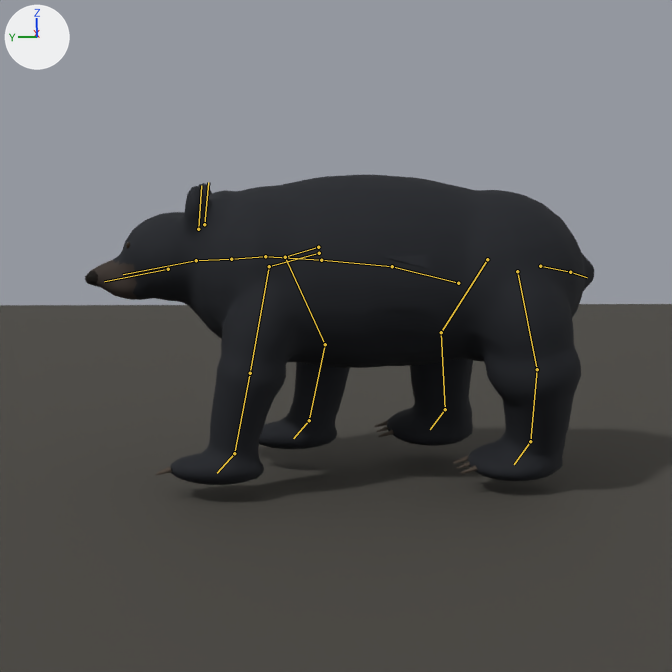
Two versions of the Blender file assets/models/bear.blend, one commit apart.
Before and after are seen from the file's camera 'Bear presentation camera'. The axes (+X, +Y, +Z) are drawn at upper left. The lights are the same throughout. The first picture is the older version. Both versions are drawn at frame 3 of the action 'Trot'; the numbers are the values there. The bones that bend it are drawn over the model as lines.

In view in the first picture: 'Bear eye L', 'Bear fore claw L.1', 'Bear hind claw L.1', 'Bear hind claw L.2', 'Bear hind claw L.3', 'Bear hind claw R.1', 'Bear hind claw R.2', 'Bear hind claw R.3', 'Bear_Reference', 'Presentation Ground'.
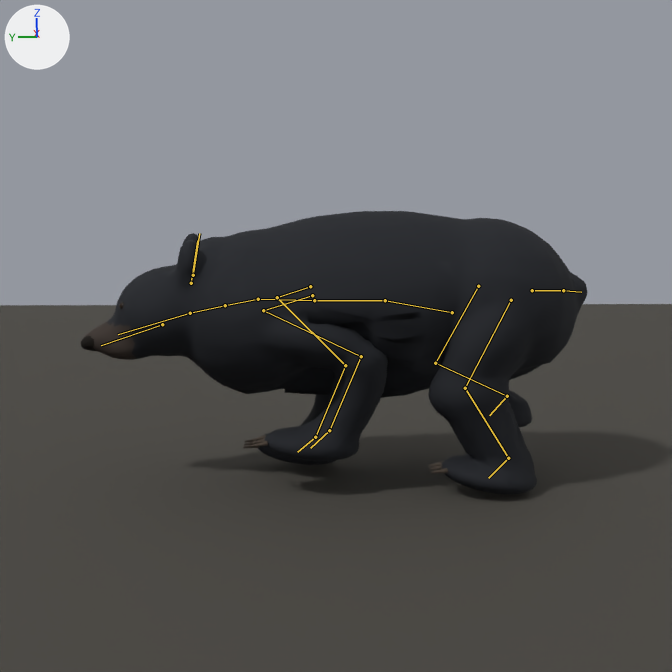
Commit message: bear run is correct

Pixel boxes [x1, y1, x2, y2] of what changed, in the pictures (672 x 672 px):
'Bear_Reference', posed (9% shorter)
    before: [85, 175, 594, 485]
    after: [81, 211, 587, 494]
'Bear fore claw L.1', posed (22% shorter)
    before: [155, 467, 172, 475]
    after: [251, 441, 268, 447]
'Bear hind claw L.1', posed (40% shorter)
    before: [461, 465, 477, 474]
    after: [431, 468, 448, 473]
'Bear hind claw L.3', posed (40% shorter)
    before: [453, 455, 468, 464]
    after: [428, 461, 443, 466]
'Bear hind claw L.2', posed
    before: [457, 462, 470, 469]
    after: [430, 465, 442, 470]
'Bear hind claw R.1', posed (not visible afterwards)
    before: [379, 430, 394, 437]
'Bear fore claw L.2', posed (not visible before)
    after: [252, 438, 265, 444]
'Bear eye L', posed
    before: [126, 242, 130, 249]
    after: [119, 302, 124, 309]
'Bear fore claw L.3', posed (not visible before)
    after: [252, 435, 266, 441]
'Bear hind claw R.3', posed (not visible afterwards)
    before: [374, 420, 388, 427]
'Bear hind claw R.2', posed (not visible afterwards)
    before: [377, 426, 388, 432]
'Bear fore claw R.1', posed (not visible before)
    after: [243, 443, 259, 448]
bone 'pelvis', root to tip
    before: (458, 283) to (392, 266)
    after: (452, 312) to (385, 300)
bone 'spine_01', root to tip
    before: (392, 266) to (321, 260)
    after: (385, 300) to (314, 300)
bone 'chest', root to tip
    before: (321, 260) to (265, 256)
    after: (314, 300) to (258, 299)
bone 'neck_01', root to tip
    before: (265, 256) to (231, 259)
    after: (258, 299) to (225, 305)
bone 'neck_02', root to tip
    before: (231, 259) to (196, 260)
    after: (225, 305) to (190, 313)
bone 'head', root to tip
    before: (196, 260) to (123, 274)
    after: (190, 313) to (118, 334)
bone 'ear.L', root to tip
    before: (198, 229) to (201, 185)
    after: (191, 283) to (197, 240)
bone 'ear.R', root to tip
    before: (204, 224) to (208, 182)
    after: (193, 275) to (199, 233)
bone 'scapula.L', root to tip
    before: (319, 253) to (269, 266)
    after: (312, 295) to (263, 310)
bone 'fore_upper.L', root to tip
    before: (269, 266) to (250, 373)
    after: (263, 310) to (361, 356)
bone 'fore_lower.L', root to tip
    before: (250, 373) to (234, 453)
    after: (361, 356) to (329, 430)
bone 'fore_foot.L', root to tip
    before: (234, 453) to (217, 473)
    after: (329, 430) to (310, 448)
bone 'scapula.R', root to tip
    before: (318, 247) to (285, 257)
    after: (310, 286) to (277, 297)
bone 'fore_upper.R', root to tip
    before: (285, 257) to (325, 344)
    after: (277, 297) to (345, 365)
bone 'fore_lower.R', root to tip
    before: (325, 344) to (309, 420)
    after: (345, 365) to (315, 437)
bone 'fore_foot.R', root to tip
    before: (309, 420) to (293, 438)
    after: (315, 437) to (297, 452)
bone 'hind_upper.L', root to tip
    before: (517, 271) to (537, 369)
    after: (511, 300) to (465, 388)
bone 'hind_lower.L', root to tip
    before: (537, 369) to (530, 441)
    after: (465, 388) to (508, 458)
bone 'hind_foot.L', root to tip
    before: (530, 441) to (514, 464)
    after: (508, 458) to (488, 478)
bone 'hind_upper.R', root to tip
    before: (487, 259) to (441, 332)
    after: (478, 286) to (435, 363)
bone 'hind_lower.R', root to tip
    before: (441, 332) to (445, 409)
    after: (435, 363) to (507, 396)
bone 'hind_foot.R', root to tip
    before: (445, 409) to (430, 429)
    after: (507, 396) to (489, 415)
bone 'tail_01', root to tip
    before: (540, 266) to (570, 272)
    after: (532, 290) to (563, 290)

The edits, one by one:
Bone 'root' (bone_root) moves from (0.0, 0.05, 0.007) to (0.0, -0.176, -0.01).
Bone 'root' (bone_root) turns from (0, 0, 0) to (-1, 0, 0) degrees about its own x, y and z.
Bone 'pelvis' (bone_pelvis) turns from (1, 0, 0) to (-1, 0, 2) degrees about its own x, y and z.
Bone 'spine_01' (bone_spine_01) turns from (0, 0, 0) to (-2, 0, 1) degrees about its own x, y and z.
Bone 'chest' (bone_chest) turns from (-2, 0, 0) to (2, 0, -1) degrees about its own x, y and z.
Bone 'neck_01' (bone_neck_01) turns from (1, 0, 0) to (-4, 0, 2) degrees about its own x, y and z.
Bone 'neck_02' (bone_neck_02) turns from (0, 0, 0) to (-3, 0, 1) degrees about its own x, y and z.
Bone 'head' (bone_head) turns from (0, 0, 0) to (4, 0, -1) degrees about its own x, y and z.
Bone 'ear.L' (bone_ear_l) turns from (0, 0, 0) to (8, 0, 4) degrees about its own x, y and z.
Bone 'ear.R' (bone_ear_r) turns from (0, 0, 0) to (8, 0, -4) degrees about its own x, y and z.
Bone 'scapula.L' (bone_scapula_l) turns from (1, 0, 0) to (2, 0, 0) degrees about its own x, y and z.
Bone 'fore_upper.L' (bone_fore_upper_l) turns from (16, 0, 0) to (-57, 6, 7) degrees about its own x, y and z.
Bone 'fore_lower.L' (bone_fore_lower_l) turns from (-16, 0, 0) to (66, 11, 19) degrees about its own x, y and z.
Bone 'fore_foot.L' (bone_fore_foot_l) turns from (0, 0, 0) to (-3, 0, -3) degrees about its own x, y and z.
Bone 'scapula.R' (bone_scapula_r) turns from (-1, 0, 0) to (-2, 0, 0) degrees about its own x, y and z.
Bone 'fore_upper.R' (bone_fore_upper_r) turns from (-16, 0, 0) to (-34, 1, -3) degrees about its own x, y and z.
Bone 'fore_lower.R' (bone_fore_lower_r) turns from (16, 0, 0) to (46, -5, -18) degrees about its own x, y and z.
Bone 'fore_foot.R' (bone_fore_foot_r) turns from (0, 0, 0) to (-2, 2, 7) degrees about its own x, y and z.
Bone 'hind_upper.L' (bone_hind_upper_l) turns from (-20, 0, 0) to (20, 4, -11) degrees about its own x, y and z.
Bone 'hind_lower.L' (bone_hind_lower_l) turns from (20, 0, 0) to (-48, -9, 4) degrees about its own x, y and z.
Bone 'hind_foot.L' (bone_hind_foot_l) turns from (0, 0, 0) to (38, -9, -5) degrees about its own x, y and z.
Bone 'hind_upper.R' (bone_hind_upper_r) turns from (20, 0, 0) to (20, 1, 7) degrees about its own x, y and z.
Bone 'hind_lower.R' (bone_hind_lower_r) turns from (-20, 0, 0) to (-74, 19, 11) degrees about its own x, y and z.
Bone 'hind_foot.R' (bone_hind_foot_r) turns from (0, 0, 0) to (66, 14, -1) degrees about its own x, y and z.
Bone 'tail_01' (bone_tail_01) turns from (0, 0, 0) to (-8, 0, 4) degrees about its own x, y and z.
